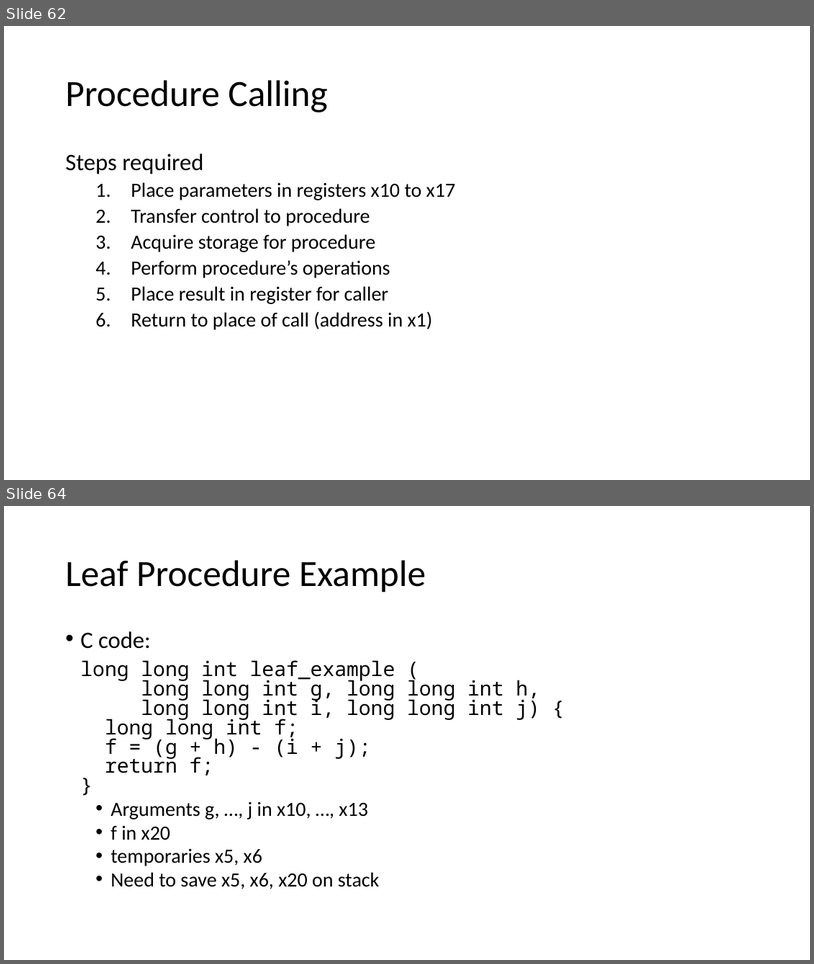
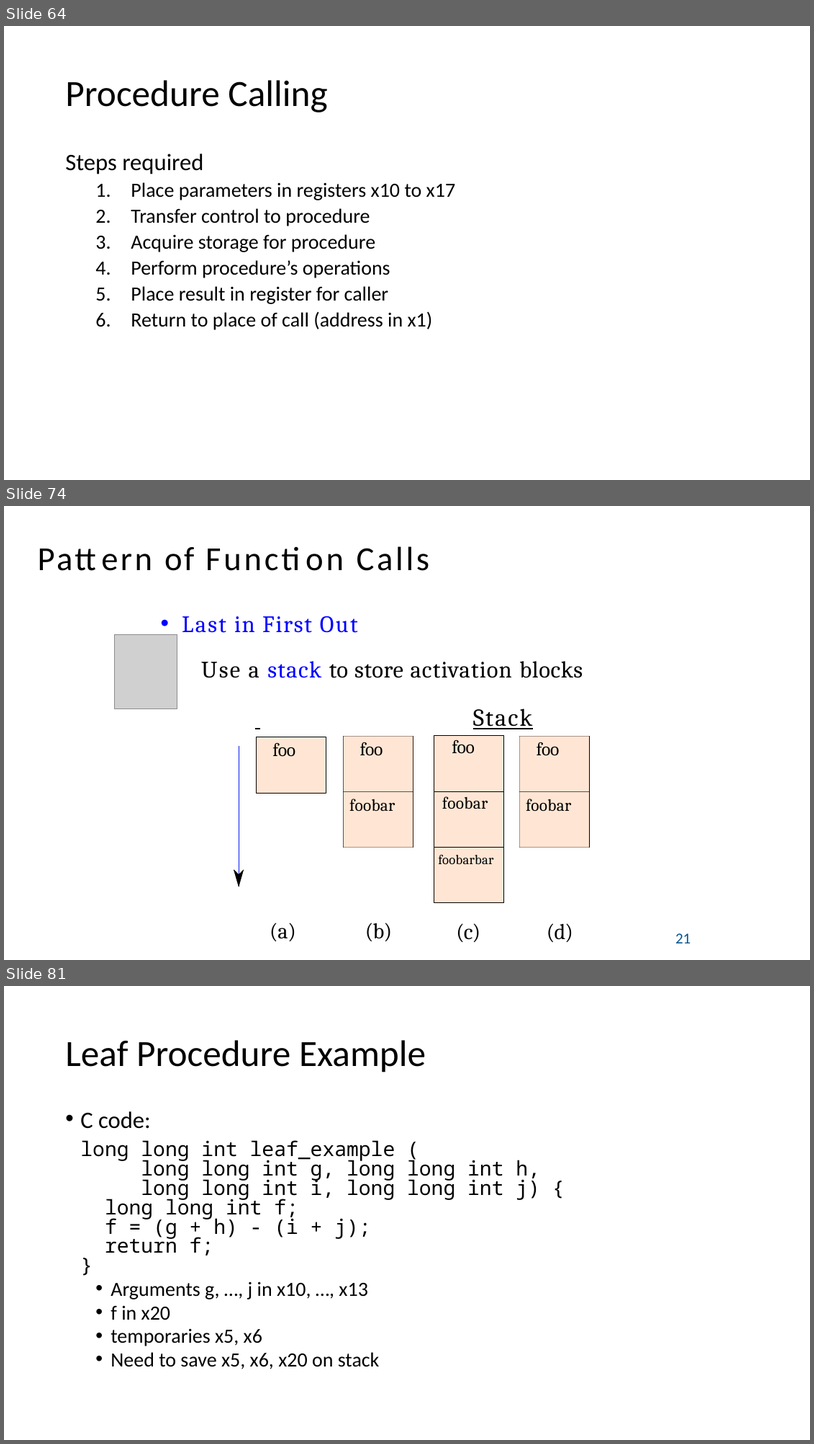
Before and after one commit to PG-DESD/CDAC_Sharing_Data, a slide deck: Microprocessor/TheoryLectures/RISC-V_Theory.pptx. Shown one above the other, each under a label of ours: slides 62 and 64 before the commit, slides 64, 74 and 81 after it; the slides between them are not shown. The pictures are 814x964 and 814x1444 pixels, drawn with LibreOffice and Linux fonts; fonts in the diff are those of the drawing; grey boxes stand for pictures. Boxes give left, top, right and bottom in pixels: in the first picture for what was removed or moved away, otherwise in the second. Text is boxed around its words. In the diff, an @@ line names an element or a change of style, - is before the commit and + after.

```diff
--- a/Microprocessor/TheoryLectures/RISC-V_Theory.pptx
+++ b/Microprocessor/TheoryLectures/RISC-V_Theory.pptx
@@ slide 74 added at box(4, 506, 810, 960), background #FFFFFF @@
@@ title added at box(165, 546, 430, 571), 40 pt, text #000000 @@
+Pattern of Function Calls
@@ picture added at box(115, 635, 178, 708) @@
@@ text added at box(182, 616, 583, 729), 28 pt, text #000000 @@
+• Last in First Out
+Use a stack to store activation blocks
+Stack
@@ rectangle added at box(256, 737, 326, 793), fill #FFE6D4, outline #000000 0.25 pt, 22 pt, text #000000 @@
+foo
@@ freeform shape added at box(343, 736, 413, 792), outline #000000 0.25 pt @@
@@ rectangle added at box(343, 736, 413, 792), fill #FFE6D4, 22 pt, text #000000 @@
+foo
@@ table added at box(434, 735, 504, 902), 3 rows, 1 columns @@
+foo
+foobar
+foobarbar
@@ freeform shape added at box(520, 736, 589, 792), outline #000000 0.25 pt @@
@@ rectangle added at box(520, 736, 589, 792), fill #FFE6D4, 22 pt, text #000000 @@
+foo
@@ freeform shape added at box(239, 746, 239, 886), outline #0918EB 0.25 pt @@
@@ freeform shape added at box(343, 792, 413, 847), outline #000000 0.25 pt @@
@@ rectangle added at box(343, 792, 413, 847), fill #FFE6D4, 20 pt, text #000000 @@
+foobar
@@ freeform shape added at box(520, 792, 589, 847), outline #000000 0.25 pt @@
@@ rectangle added at box(520, 792, 589, 847), fill #FFE6D4, 20 pt, text #000000 @@
+foobar
@@ freeform shape added at box(234, 870, 244, 886), fill #000000 @@
@@ freeform shape added at box(234, 870, 244, 886), outline #000000 0.25 pt @@
@@ text added at box(270, 922, 296, 941), 26 pt, text #000000 @@
+(a)
@@ text added at box(365, 922, 392, 941), 26 pt, text #000000 @@
+(b)
@@ text added at box(456, 923, 481, 942), 26 pt, text #000000 @@
+(c)
@@ text added at box(547, 923, 574, 942), 26 pt, text #000000 @@
+(d)
@@ text added at box(676, 933, 691, 943), 18 pt, text #005392 @@
+21
@@ what was slide 62 is now slide 64 @@
@@ what was slide 64 is now slide 81 @@
```
Also in this commit, not shown: 18 slides changed, 16 other slides added, 1 slide removed.
